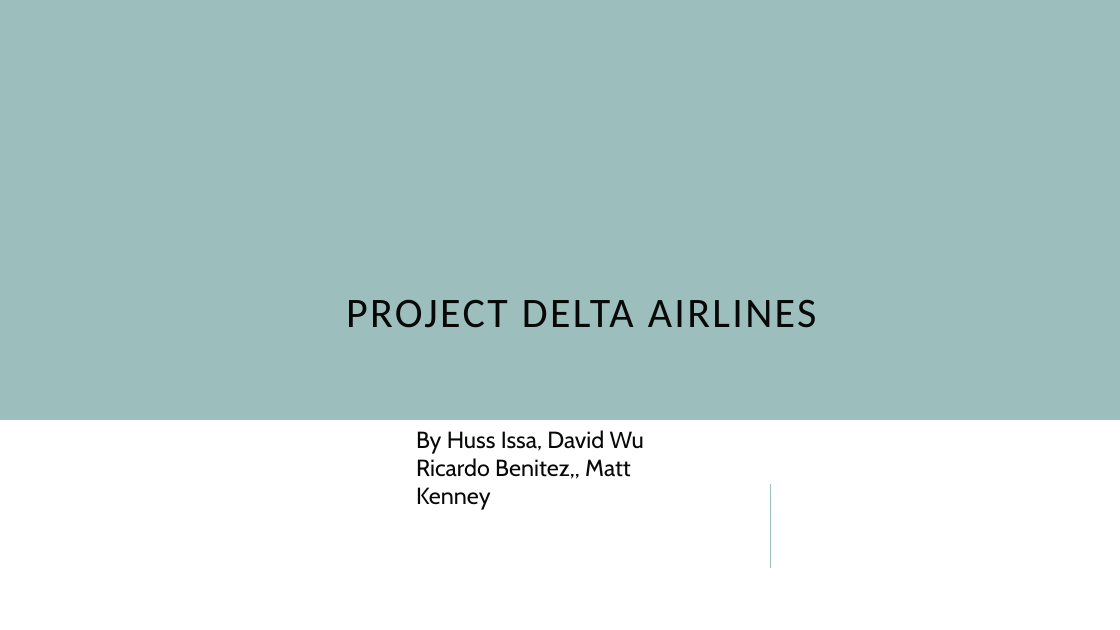
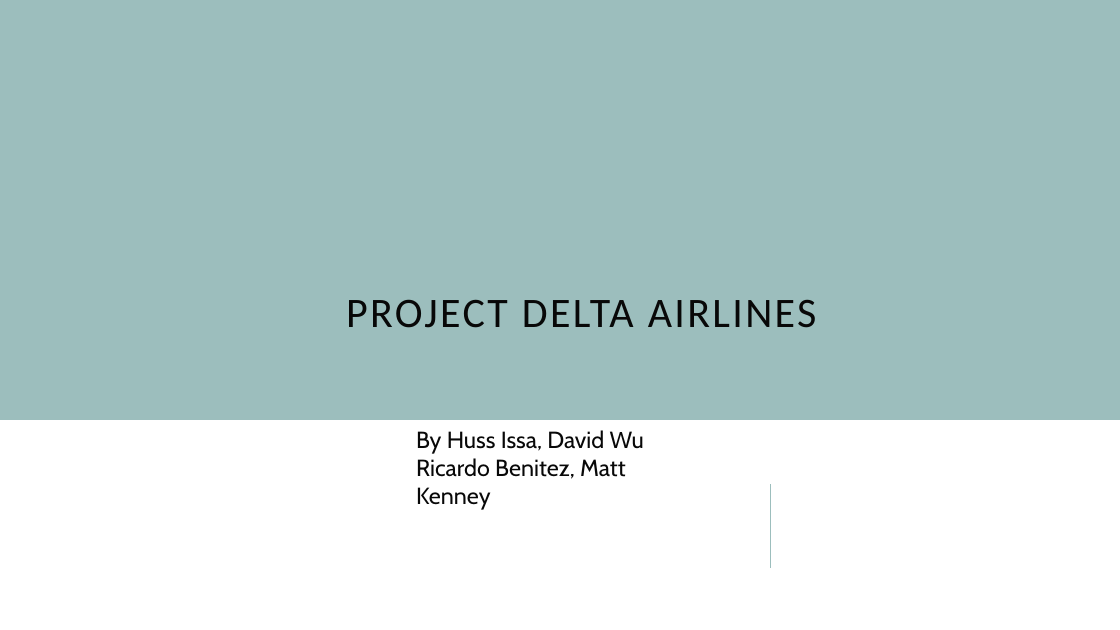
Before and after one commit to davew306/Project_Airline, a slide deck: slide 1 of Project Delta Airlines Presentation.pptx. Drawn at 1120x630 pixels with LibreOffice and Linux fonts; fonts in the diff are those of the drawing. Boxes give left, top, right and bottom in pixels: in the first picture for what was removed or moved away, otherwise in the second. Text is boxed around its words. In the diff, an @@ line names an element or a change of style, - is before the commit and + after.

```diff
--- a/Project Delta Airlines Presentation.pptx
+++ b/Project Delta Airlines Presentation.pptx
@@ subtitle at [416,430,644,510]: text changed @@
-By Huss Issa, David Wu Ricardo Benitez,, Matt Kenney
+By Huss Issa, David Wu Ricardo Benitez, Matt Kenney
```
Also in this commit, not shown: 1 other slide changed, 3 slides added.
